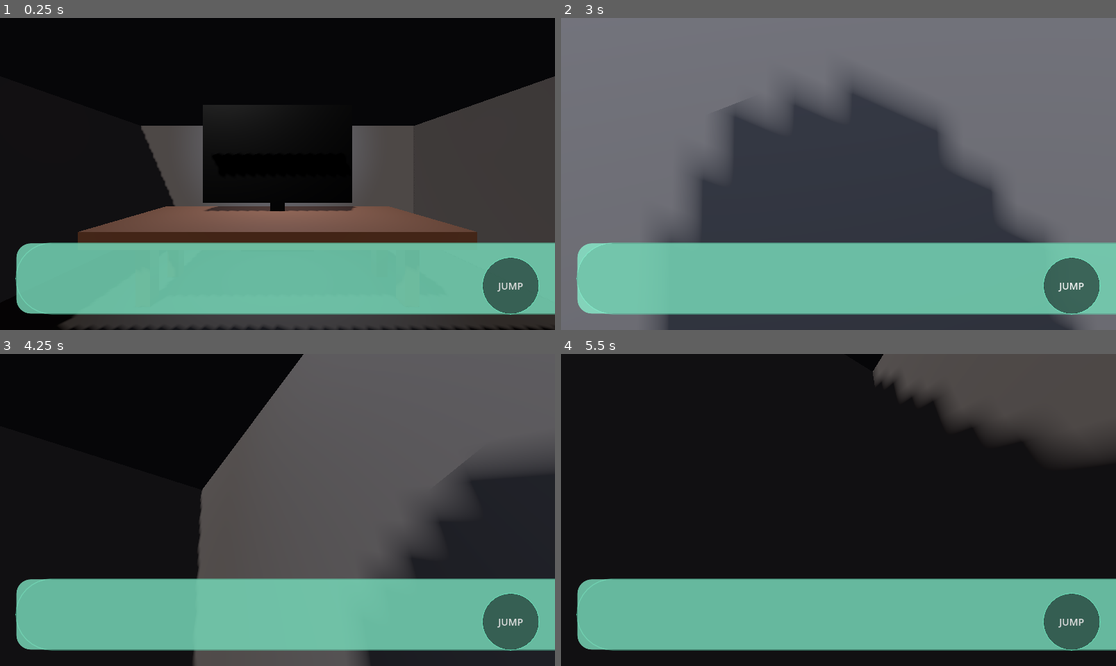
Above: before the commit, frames 1-4 (two rows, left to right).
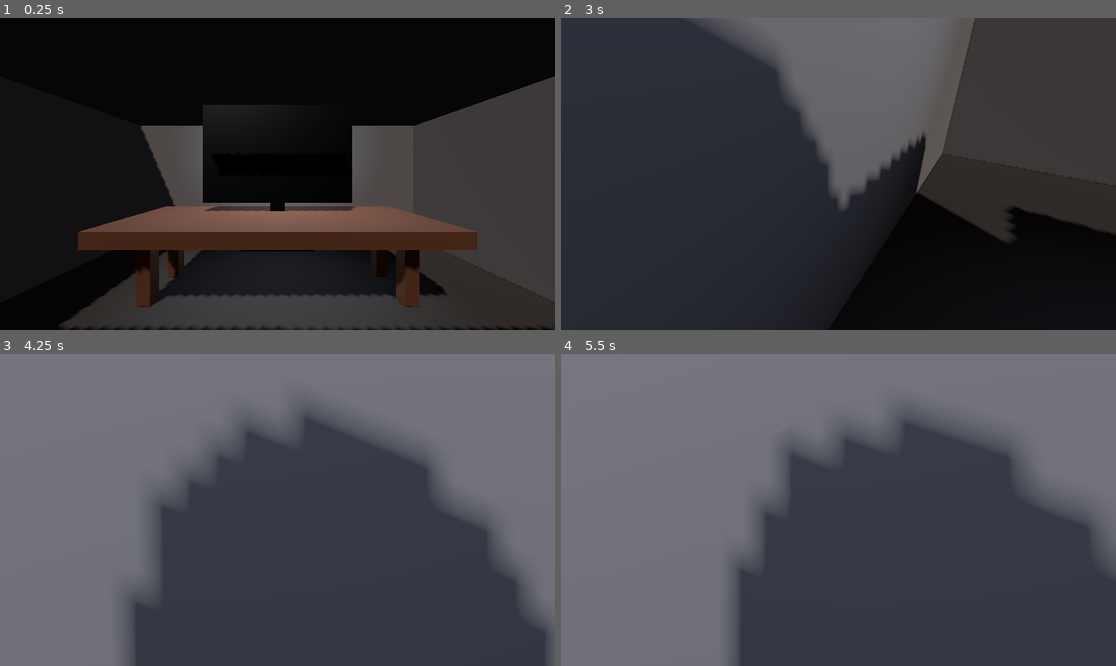
Above: after the commit, the same moments.

Repository: lucasteamalt12321/HorrorGame
Game: Godot game, scene res://world.tscn
Same seed, same stepped clock (60 frames per second), same inputs: the game is played once before the commit and once after it.
Inputs (mouse positions are in pixels of both pictures, inside the frame that each line leads up to):
- Up to frame 1 (0.25 s): no input
- Up to frame 2 (3 s): tap Enter (ui_accept) at 0.5, 0.77, 1.52 s; move the mouse to (866, 174) at 0.52 s; hold W (move_forward) 0.53-2.75 s; move the mouse to (810, 174) at 1.27 s; move the mouse to (849, 167) at 2.02 s; click (1071, 286) at 2.75 s, where only the run before the commit has a clickable "JUMP"
- Up to frame 3 (4.25 s): move the mouse to (271, 516) at 3.52 s; hold W (move_forward) from 3.53 s (still down); tap Enter (ui_accept) at 3.77 s
- Up to frame 4 (5.5 s): keep holding W (move_forward); move the mouse to (877, 513) at 4.27 s; tap Enter (ui_accept) at 4.52, 5, 5.27 s; move the mouse to (794, 506) at 5.02 s

The runs differ from the first frame. In frame 1, 22% of the frame differs, in the area x 2-100%, y 71-96%; in frame 2, 81%; in frame 3, 94%; in frame 4, 100%, in the area x 0-100%, y 0-100%.

Commit message:
Hide mobile controls on desktop

Diff:
--- a/mobile_controls.gd
+++ b/mobile_controls.gd
@@ -11,10 +11,22 @@
 @onready var jump_button: Button = $JumpButton
 
 func _ready() -> void:
+	# Mobile controls must never be visible or active on desktop.
+	if not _is_mobile():
+		visible = false
+		process_mode = Node.PROCESS_MODE_DISABLED
+		return
+
 	player = get_tree().get_first_node_in_group("player") as CharacterBody3D
 	_reset_joystick()
 
+func _is_mobile() -> bool:
+	return OS.has_feature("mobile") or OS.has_feature("android") or OS.has_feature("ios")
+
 func _input(event: InputEvent) -> void:
+	if not _is_mobile():
+		return
+
 	if event is InputEventScreenTouch:
 		_handle_screen_touch(event)
 	elif event is InputEventScreenDrag:
@@ -29,11 +41,9 @@
 			_update_joystick(event.position)
 			return
 
-		# Don't use the jump button as camera input.
 		if jump_button.get_global_rect().has_point(event.position):
 			return
 
-		# Camera control is the right side of the screen.
 		if event.position.x > get_viewport_rect().size.x * 0.5:
 			touching_camera = true
 			last_touch_pos = event.position
@@ -43,7 +53,7 @@
 			move_dir = Vector2.ZERO
 			_reset_joystick()
 
-		if event.index == joystick_touch_index or touching_camera:
+		if touching_camera:
 			touching_camera = false
 
 func _handle_screen_drag(event: InputEventScreenDrag) -> void:
